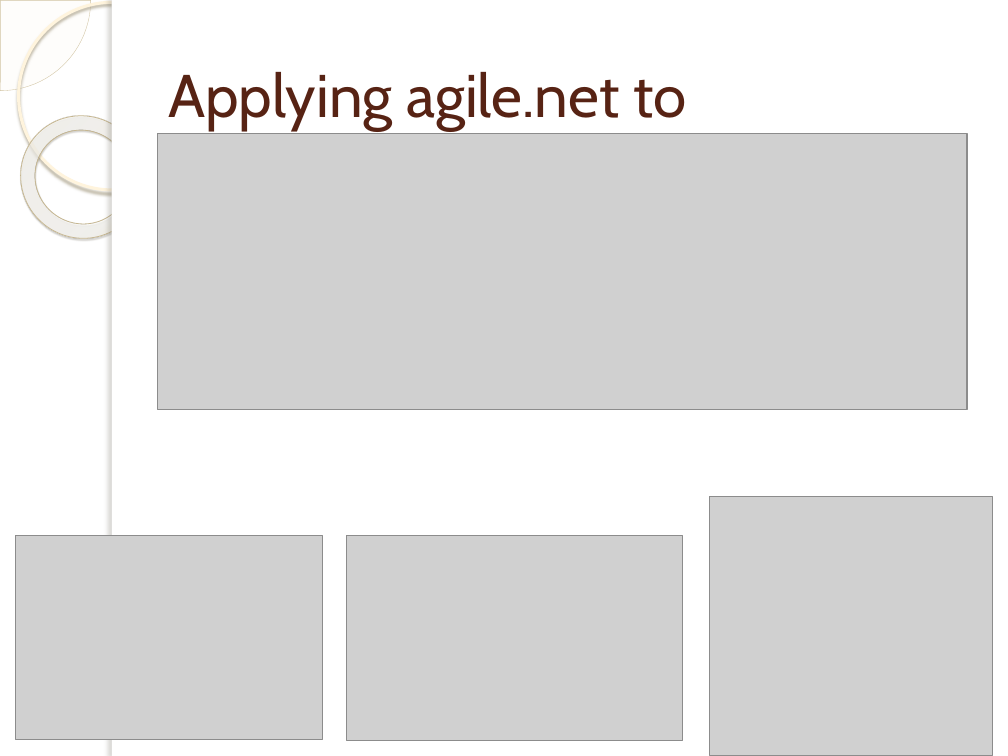
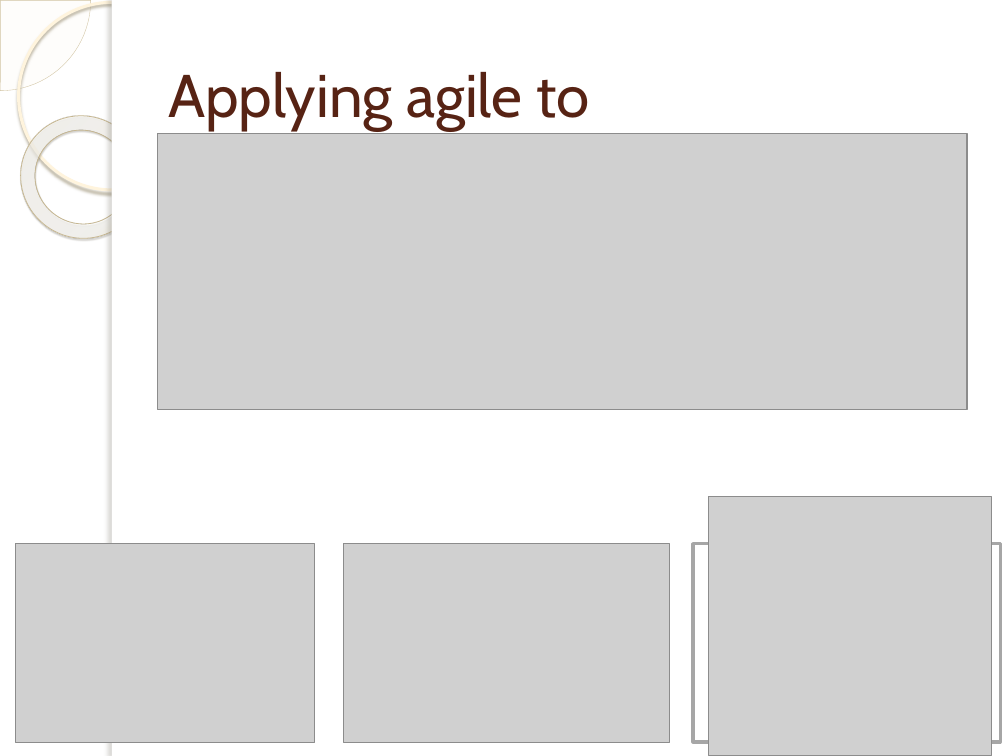
Before and after one commit to michelgrootjans/foresee, a slide deck: slide 1 of Agile.net/Artilium.pptx. Drawn at 1008x756 pixels with LibreOffice and Linux fonts; fonts in the diff are those of the drawing; grey boxes stand for pictures; background and template pictures are left out. Boxes give left, top, right and bottom in pixels: in the first picture for what was removed or moved away, otherwise in the second. Text is boxed around its words. In the diff, an @@ line names an element or a change of style, - is before the commit and + after.

```diff
--- a/Agile.net/Artilium.pptx
+++ b/Agile.net/Artilium.pptx
@@ title at (168, 72, 589, 130): text changed @@
-Applying agile.net to
+Applying agile to
@@ picture: place and size @@
-picture at (16, 535, 323, 739)
+picture at (16, 543, 314, 742)
@@ picture: place and size @@
-picture at (347, 535, 682, 740)
+picture at (344, 543, 669, 742)
@@ rectangle added at (694, 543, 1001, 742), fill #FFFFFF, outline #A6A6A6 2.25 pt @@
```
Also in this commit, not shown: 2 other slides changed, 4 slides added, 1 other file.
